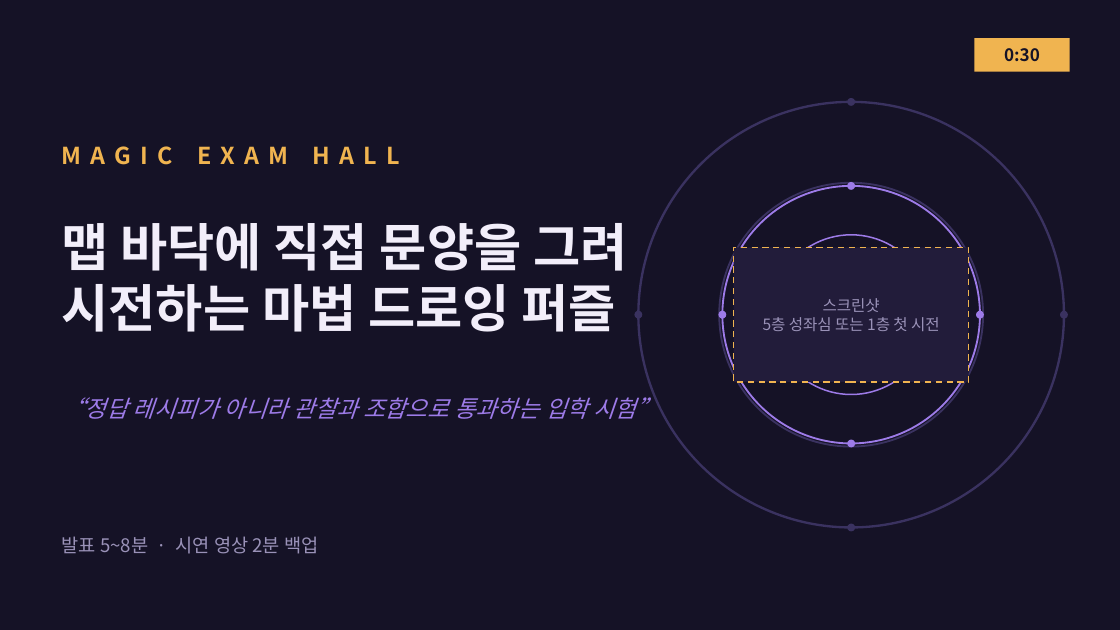
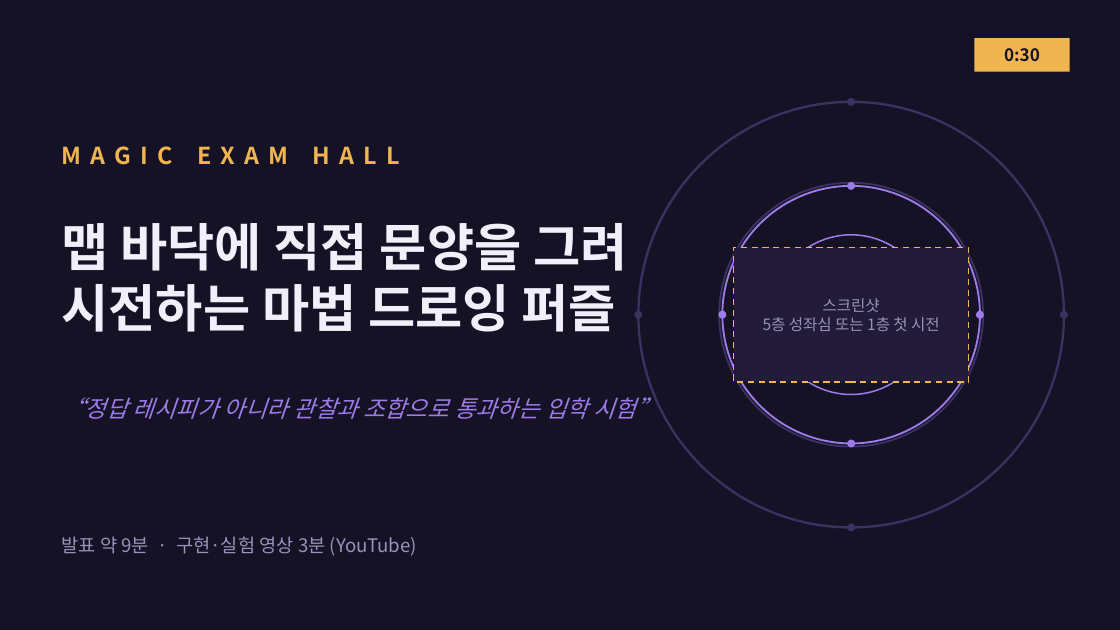
Before and after one commit to sw1029/magic, a slide deck: slide 1 of docs/presentation/MagicExamHall_Presentation_Skeleton.pptx. Drawn at 1120x630 pixels with LibreOffice and Linux fonts; fonts in the diff are those of the drawing. Boxes give left, top, right and bottom in pixels: in the first picture for what was removed or moved away, otherwise in the second. Text is boxed around its words. In the diff, an @@ line names an element or a change of style, - is before the commit and + after.

```diff
--- a/docs/presentation/MagicExamHall_Presentation_Skeleton.pptx
+++ b/docs/presentation/MagicExamHall_Presentation_Skeleton.pptx
@@ text at (62,536,417,556): text changed @@
-발표 5~8분 · 시연 영상 2분 백업
+발표 약 9분 · 구현·실험 영상 3분 (YouTube)
```
Also in this commit, not shown: 1 other slide changed, 1 slide added, 1 other file.
